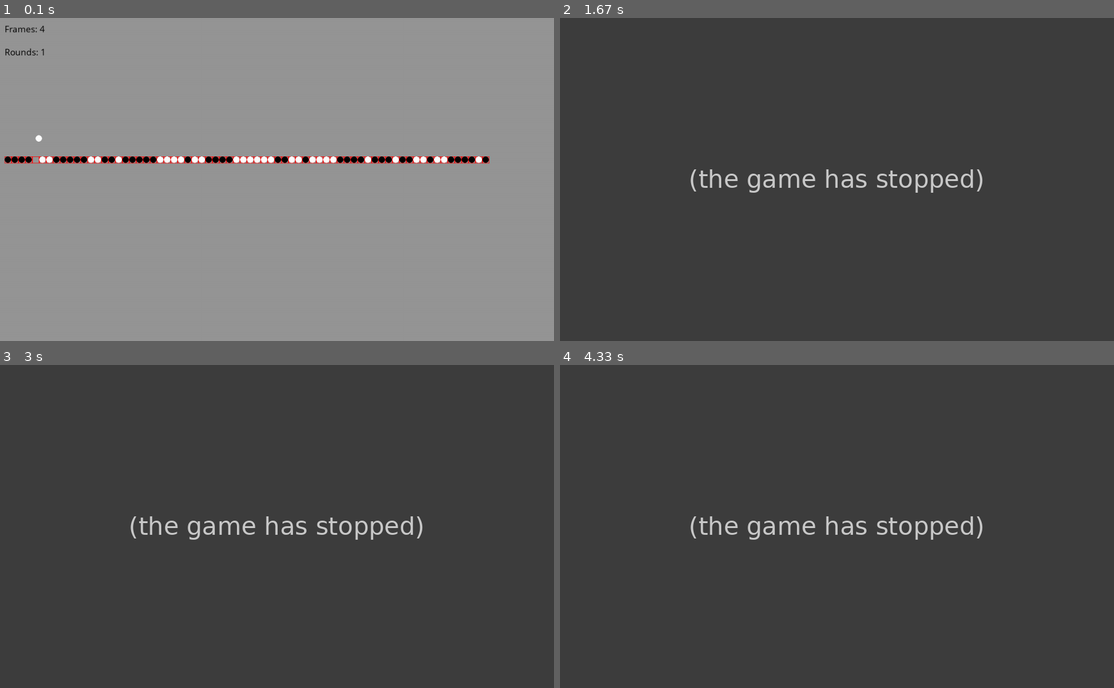
Above: before the commit, frames 1-4 (two rows, left to right).
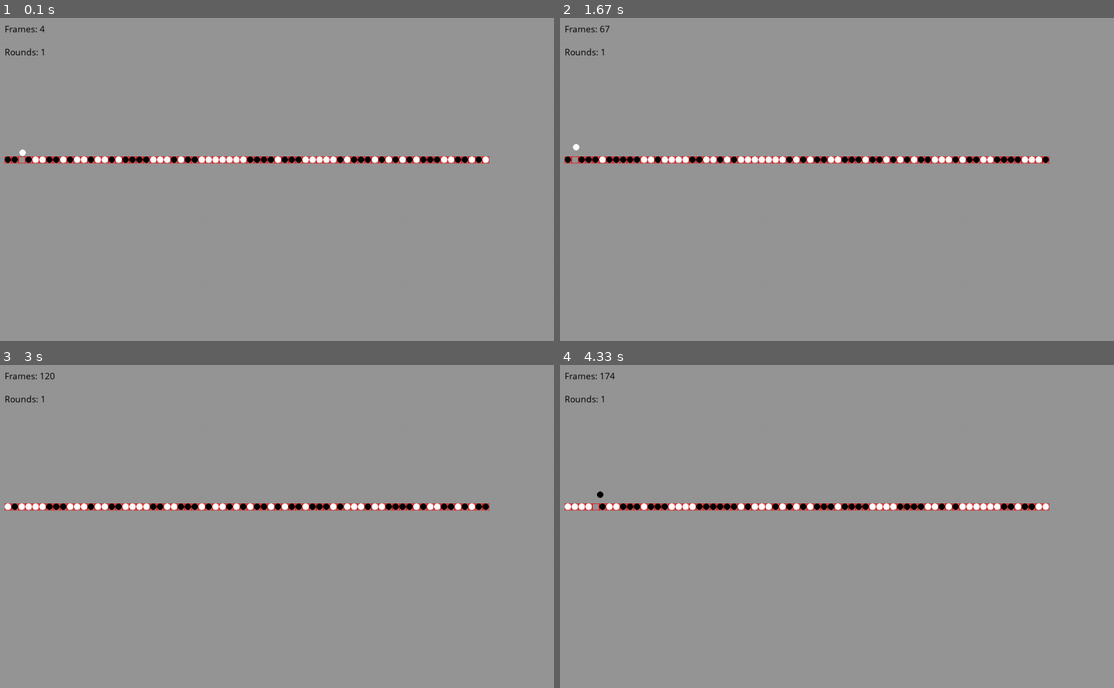
Above: after the commit, the same moments.

Repository: youcefm/schelling-dynamic-segregation
Game: pygame game, started from schelling_segregation_game.py
Same seed, same stepped clock (60 frames per second), same inputs: the game is played once before the commit and once after it.
Inputs:
- Up to frame 1 (0.1 s): no input
- Up to frame 2 (1.67 s): tap Space at 0.33, 0.73, 1.03, 1.23, 1.57 s
- Up to frame 3 (3 s): tap Space at 1.87, 2.07, 2.37, 2.97 s; tap S at 2.57 s
- Up to frame 4 (4.33 s): tap Space at 3.3, 3.6, 3.73, 4.13 s; tap S at 3.38 s

The runs differ from the first frame. In frame 1, 0.8% of the frame differs, in the area x 3-89%, y 36-45%; in frame 2, 100%, in the area x 0-100%, y 0-100%; in frame 3, 100%; in frame 4, 100%.
Error before the commit: NameError: name 'Stateofneighborhood' is not defined (schelling_segregation_game.py line 316); the game stopped at 0.35 s (later frames are placeholders)

Commit message:
temp fix for some edge cases

Diff:
--- a/schelling_segregation_game.py
+++ b/schelling_segregation_game.py
@@ -97,7 +97,11 @@
         information = self.gather_information(houses=houses, model=model)
         type_list = [information.get(key) for key in information]
         type_counts = Counter(type_list)
-        self.is_mover = type_counts[self.type]/sum(type_counts.values()) < self.threshold
+        if sum(type_counts.values()) == NEIGHBORHOOD_SIZE*2:
+            self.is_mover = type_counts[self.type]/sum(type_counts.values()) < self.threshold
+        else:
+            self.is_mover = (type_counts[self.type]+1)/(sum(type_counts.values())+1) < self.threshold
+
 
     def find_nearest_new_house(self, houses, model='Line'):
         candidate_houses = [houses.get(key).occupant_type for key in houses if key!=self.address]
@@ -108,22 +112,13 @@
             key_minus = max(start_pos - ind, 0)
             neighborhood_plus = candidate_houses[max(key_plus - NEIGHBORHOOD_SIZE-1,0): min(key_plus + NEIGHBORHOOD_SIZE, len(candidate_houses))]
             type_counts = Counter(neighborhood_plus)
-            if sum(type_counts.values()) == NEIGHBORHOOD_SIZE*2:
-                if type_counts[self.type]/sum(type_counts.values()) >= self.threshold:
-                    return (key_plus +1) + 1
-                neighborhood_minus = candidate_houses[max(key_minus - NEIGHBORHOOD_SIZE, 0):\
-                min(key_minus + NEIGHBORHOOD_SIZE-1, len(candidate_houses)-1)]
-                type_counts = Counter(neighborhood_minus)
-                if type_counts[self.type]/sum(type_counts.values()) >= self.threshold:
-                    return key_minus + 1
-            else:
-                if type_counts[self.type]/sum(type_counts.values()) > self.threshold:
-                    return (key_plus +1) + 1
-                neighborhood_minus = candidate_houses[max(key_minus - NEIGHBORHOOD_SIZE, 0):\
-                min(key_minus + NEIGHBORHOOD_SIZE-1, len(candidate_houses)-1)]
-                type_counts = Counter(neighborhood_minus)
-                if type_counts[self.type]/sum(type_counts.values()) > self.threshold:
-                    return key_minus + 1
+            if type_counts[self.type]/sum(type_counts.values()) >= self.threshold:
+                return (key_plus +1) + 1
+            neighborhood_minus = candidate_houses[max(key_minus - NEIGHBORHOOD_SIZE, 0):\
+            min(key_minus + NEIGHBORHOOD_SIZE-1, len(candidate_houses)-1)]
+            type_counts = Counter(neighborhood_minus)
+            if type_counts[self.type]/sum(type_counts.values()) >= self.threshold:
+                return key_minus + 1
 
     #def move_sequence(self, new_address):
 
@@ -147,8 +142,9 @@
     def init_agents(self, types = [('Black',BLACK), ('White',WHITE)], type_assignment='random'):
         """ Initialize a dicitionary of agent intstances """
         agents = {}
+        type_list = round(self.number_agents/2)*types
         for name in range(1,self.number_agents+1):
-            tag, color = random.choice(types) # random assignment
+            tag, color = type_list[name-1]
             agents[name] = Agent(color=color, tag=tag, name=name)
         self.agents = agents
 
@@ -277,16 +273,16 @@
 #city.populate_circle()
 #city.populate_grid()
 city.initial_match_of_agents_to_houses()
-house_dict = city.houses
-agent_dict = city.agents
+#house_dict = city.houses
+#agent_dict = city.agents
 
 dynamics = SimulateDynamics(city)
 
-agent_type = [('Black',BLACK), ('White',WHITE)]
-mixed_types = 35*agent_type
-number_agents = 70
-
-house_list = [house_dict.get(key) for key in house_dict]
+#agent_type = [('Black',BLACK), ('White',WHITE)]
+#mixed_types = 35*agent_type
+#number_agents = 70
+
+#house_list = [house_dict.get(key) for key in house_dict]
 
 #Open a window
 size = (1200, 700)
@@ -308,19 +304,11 @@
         if (event.type == pygame.QUIT) or (event.type == pygame.KEYDOWN and event.key == pygame.K_ESCAPE): # If user clicked close
             done = True # Flag that we are done so we exit this loop
         elif (event.type == pygame.KEYDOWN and event.key == pygame.K_SPACE): # restart simulation with random start
-            for ind in range(1,number_agents+1):
-                tag, color = random.choice(agent_type) # random start
-                house_dict[ind] = House(address = ind, occupant_type = tag, occupant_name = ind)
-                agent_dict[ind] = Agent(color = color , tag = tag, address = ind, name = ind)
-                house_list.append(house_dict[ind])
-            State = Stateofneighborhood(house_list, 4) # Initiate state object
+            city.initial_match_of_agents_to_houses(matching_type='random') #random assignment
+            dynamics = SimulateDynamics(city)
         elif (event.type == pygame.KEYDOWN and event.key == pygame.K_s): # restart simulation with mixed stable start
-            for ind in range(1,number_agents+1):
-                tag, color = mixed_types[ind-1]         # mixed neighborhood state start
-                house_dict[ind] = House(address = ind, occupant_type = tag, occupant_name = ind)
-                agent_dict[ind] = Agent(color = color , tag = tag, address = ind, name = ind)
-                house_list.append(house_dict[ind])
-            State = Stateofneighborhood(house_list, 4) # Initiate state object
+            city.initial_match_of_agents_to_houses(matching_type='alternate') # gives integrated and stable initial configuration
+            dynamics = SimulateDynamics(city)
 
 
 
